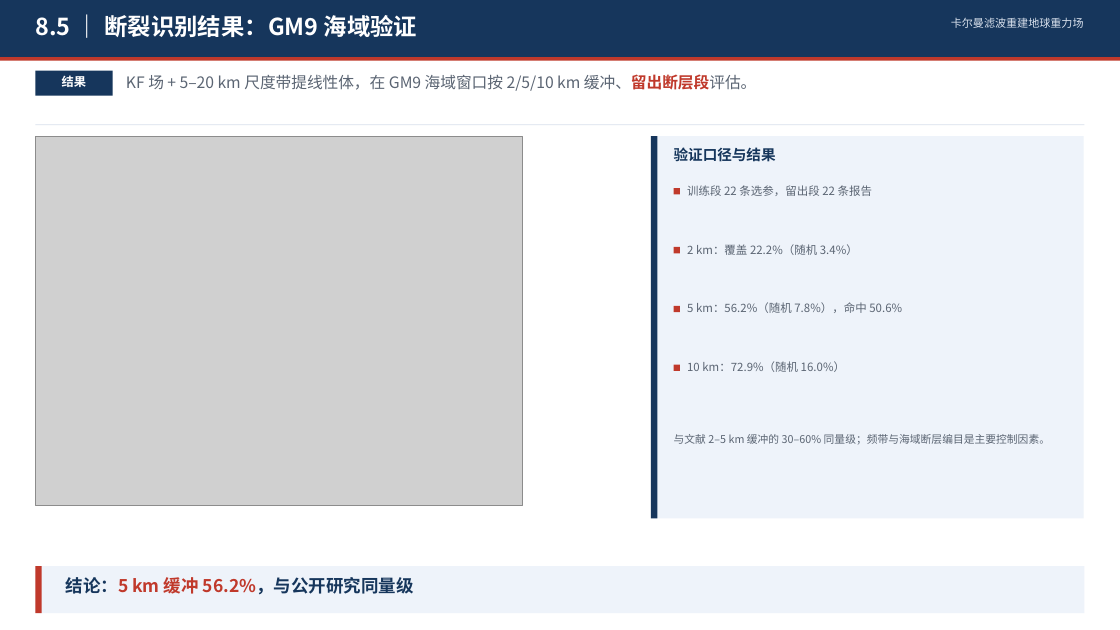
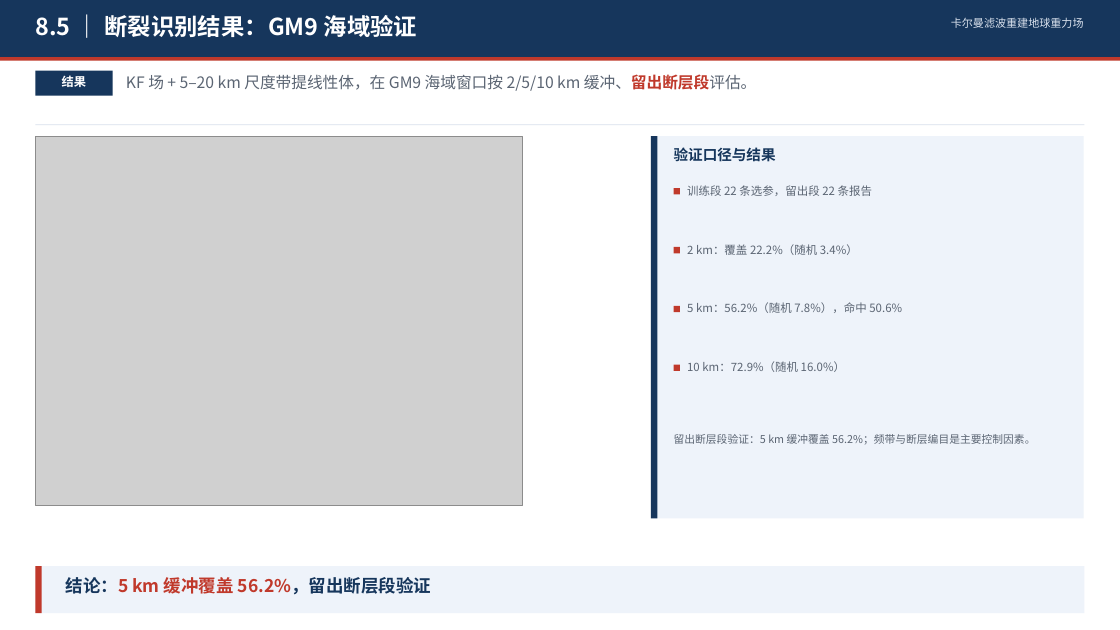
Before and after one commit to shuyunkai/kalman_gravity, a slide deck: slide 19 of ppt/卡尔曼滤波重建地球重力场_含研究内容.pptx (slide 17 before the commit). Drawn at 1120x630 pixels with LibreOffice and Linux fonts; fonts in the diff are those of the drawing; grey boxes stand for pictures. Boxes give left, top, right and bottom in pixels: in the first picture for what was removed or moved away, otherwise in the second. Text is boxed around its words. In the diff, an @@ line names an element or a change of style, - is before the commit and + after.

Commit message:
feat(ppt): 补断裂/反演含义页, 去掉比较句式
- 新增 1.3 断裂识别含义与意义, 1.4 海底地形反演含义与意义, 各配概念图
- 删除 8.5/8.6 中与公开研究比较的措辞
- 汇报稿 21 页, 结构 1.x 含义 -> 7.x 原理 -> 8.x 验证

```diff
--- a/ppt/卡尔曼滤波重建地球重力场_含研究内容.pptx
+++ b/ppt/卡尔曼滤波重建地球重力场_含研究内容.pptx
@@ text at bbox=[674, 434, 1035, 444]: text changed @@
-与文献 2–5 km 缓冲的 30–60% 同量级；频带与海域断层编目是主要控制因素。
+留出断层段验证：5 km 缓冲覆盖 56.2%；频带与断层编目是主要控制因素。
@@ text at bbox=[66, 577, 431, 595]: text changed; text colour #16365C to #C0392B @@
-结论：5 km 缓冲 56.2%，与公开研究同量级
+结论：5 km 缓冲覆盖 56.2%，留出断层段验证
```
Also in this commit, not shown: 1 other slide changed, 2 slides added, 5 other files.
